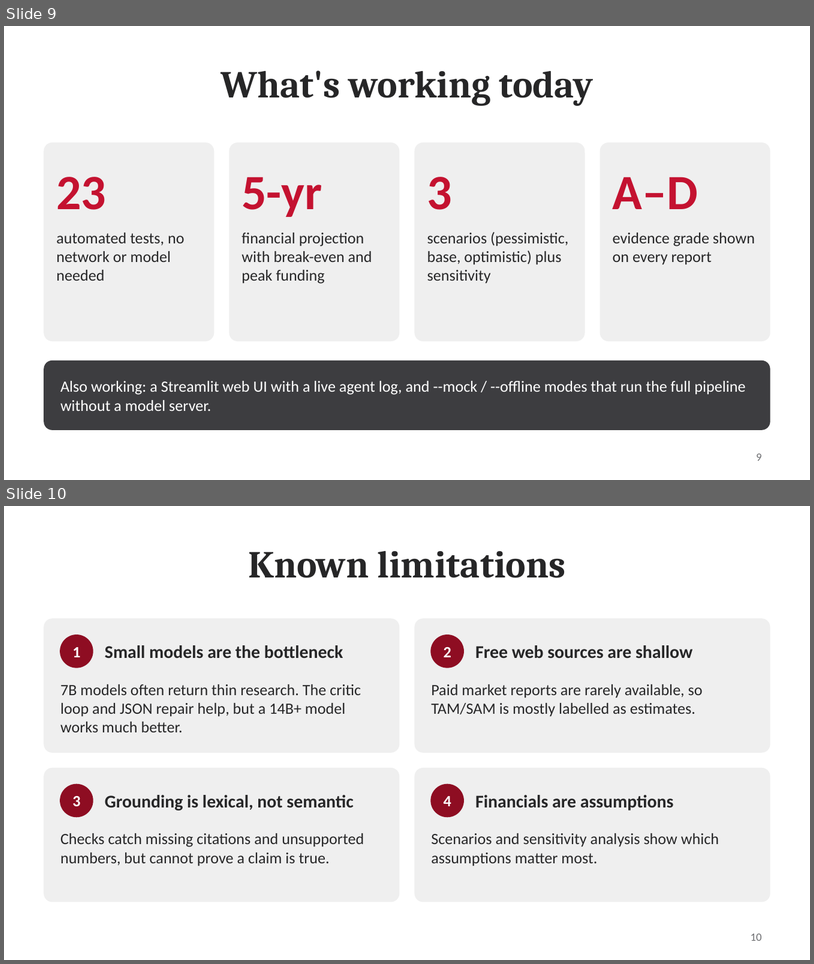
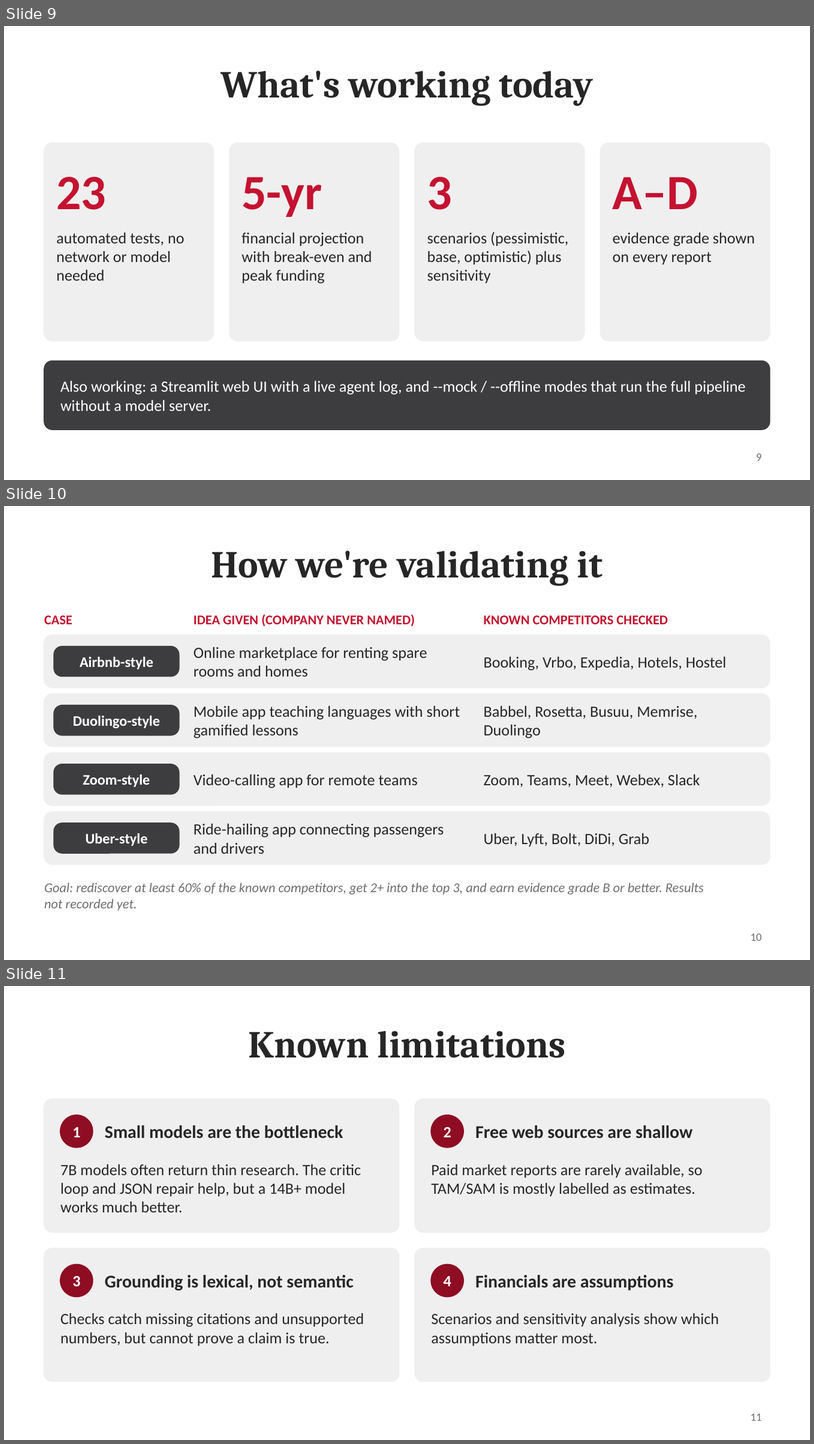
Before and after one commit to srivathsanb14/ai-startup-cofounder, a slide deck: Status_Update_AI_Startup_CoFounder.pptx. Shown one above the other, each under a label of ours: slides 9 and 10 before the commit, slides 9, 10 and 11 after it. The pictures are 814x964 and 814x1444 pixels, drawn with LibreOffice and Linux fonts; fonts in the diff are those of the drawing. Boxes give left, top, right and bottom in pixels: in the first picture for what was removed or moved away, otherwise in the second. Text is boxed around its words. In the diff, an @@ line names an element or a change of style, - is before the commit and + after.

```diff
--- a/Status_Update_AI_Startup_CoFounder.pptx
+++ b/Status_Update_AI_Startup_CoFounder.pptx
@@ slide 10 added at (x1=4, y1=506, x2=810, y2=960), background #FFFFFF @@
@@ title added at (x1=211, y1=550, x2=603, y2=586), 34 pt, text #262627, bold @@
+How we're validating it
@@ text added at (x1=44, y1=615, x2=72, y2=624), 12 pt, text #C41230, bold @@
+CASE
@@ text added at (x1=194, y1=614, x2=415, y2=626), 12 pt, text #C41230, bold @@
+IDEA GIVEN (COMPANY NEVER NAMED)
@@ text added at (x1=484, y1=615, x2=668, y2=624), 12 pt, text #C41230, bold @@
+KNOWN COMPETITORS CHECKED
@@ rounded rectangle added at (x1=44, y1=635, x2=770, y2=687), fill #EFEFEF, outline #EFEFEF 1 pt @@
@@ rounded rectangle added at (x1=54, y1=646, x2=179, y2=676), fill #3D3D40, outline #3D3D40 1 pt @@
@@ text added at (x1=194, y1=647, x2=427, y2=676), 14 pt, text #262627 @@
+Online marketplace for renting spare rooms and homes
@@ text added at (x1=80, y1=657, x2=153, y2=669), 13 pt, text #FFFFFF, bold @@
+Airbnb-style
@@ text added at (x1=484, y1=657, x2=727, y2=670), 14 pt, text #262627 @@
+Booking, Vrbo, Expedia, Hotels, Hostel
@@ rounded rectangle added at (x1=44, y1=694, x2=770, y2=747), fill #EFEFEF, outline #EFEFEF 1 pt @@
@@ rounded rectangle added at (x1=54, y1=705, x2=179, y2=735), fill #3D3D40, outline #3D3D40 1 pt @@
@@ text added at (x1=73, y1=715, x2=160, y2=728), 13 pt, text #FFFFFF, bold @@
+Duolingo-style
@@ text added at (x1=194, y1=706, x2=461, y2=738), 14 pt, text #262627 @@
+Mobile app teaching languages with short gamified lessons
@@ text added at (x1=484, y1=706, x2=698, y2=738), 14 pt, text #262627 @@
+Babbel, Rosetta, Busuu, Memrise, Duolingo
@@ rounded rectangle added at (x1=44, y1=753, x2=770, y2=805), fill #EFEFEF, outline #EFEFEF 1 pt @@
@@ rounded rectangle added at (x1=54, y1=764, x2=179, y2=794), fill #3D3D40, outline #3D3D40 1 pt @@
@@ text added at (x1=83, y1=774, x2=150, y2=787), 13 pt, text #FFFFFF, bold @@
+Zoom-style
@@ text added at (x1=194, y1=774, x2=418, y2=788), 14 pt, text #262627 @@
+Video-calling app for remote teams
@@ text added at (x1=484, y1=774, x2=700, y2=787), 14 pt, text #262627 @@
+Zoom, Teams, Meet, Webex, Slack
@@ rounded rectangle added at (x1=44, y1=811, x2=770, y2=864), fill #EFEFEF, outline #EFEFEF 1 pt @@
@@ rounded rectangle added at (x1=54, y1=823, x2=179, y2=853), fill #3D3D40, outline #3D3D40 1 pt @@
@@ text added at (x1=194, y1=823, x2=444, y2=853), 14 pt, text #262627 @@
+Ride-hailing app connecting passengers and drivers
@@ text added at (x1=86, y1=833, x2=148, y2=846), 13 pt, text #FFFFFF, bold @@
+Uber-style
@@ text added at (x1=484, y1=833, x2=650, y2=846), 14 pt, text #262627 @@
+Uber, Lyft, Bolt, DiDi, Grab
@@ text added at (x1=44, y1=882, x2=704, y2=910), 12 pt, text #6D6E71, italic @@
+Goal: rediscover at least 60% of the known competitors, get 2+ into the top 3, and earn evidence grade B or better. Results not recorded yet.
@@ page number added at (x1=751, y1=933, x2=762, y2=940), 10 pt, text #6D6E71 @@
+10
@@ what was slide 10 is now slide 11 @@
@@ page number at (x1=751, y1=1413, x2=762, y2=1420): text changed @@
-10
+11
```
